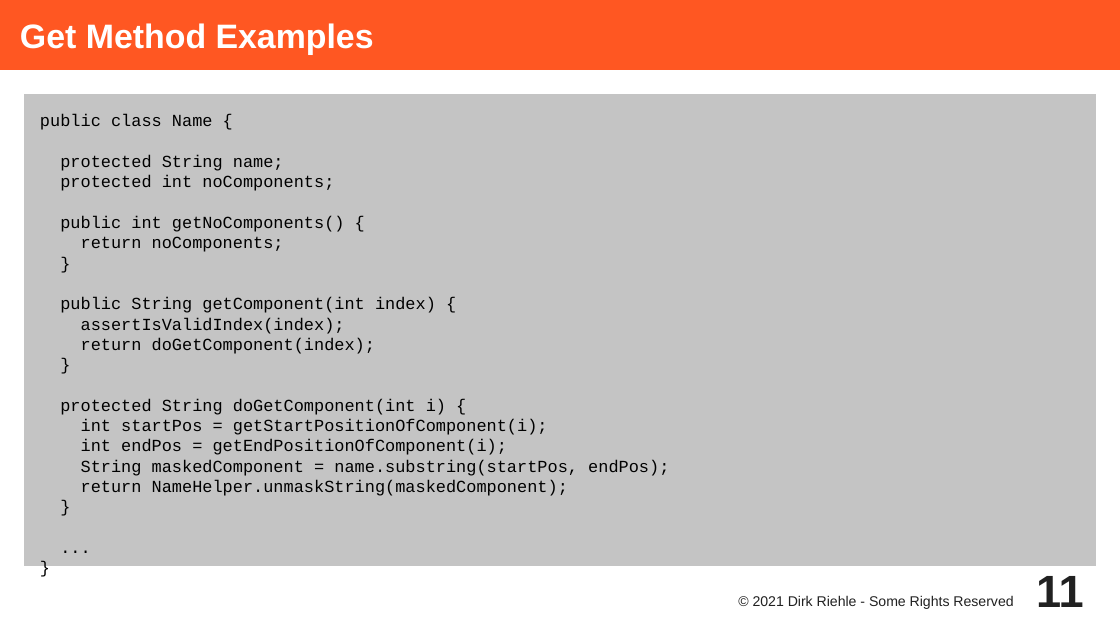
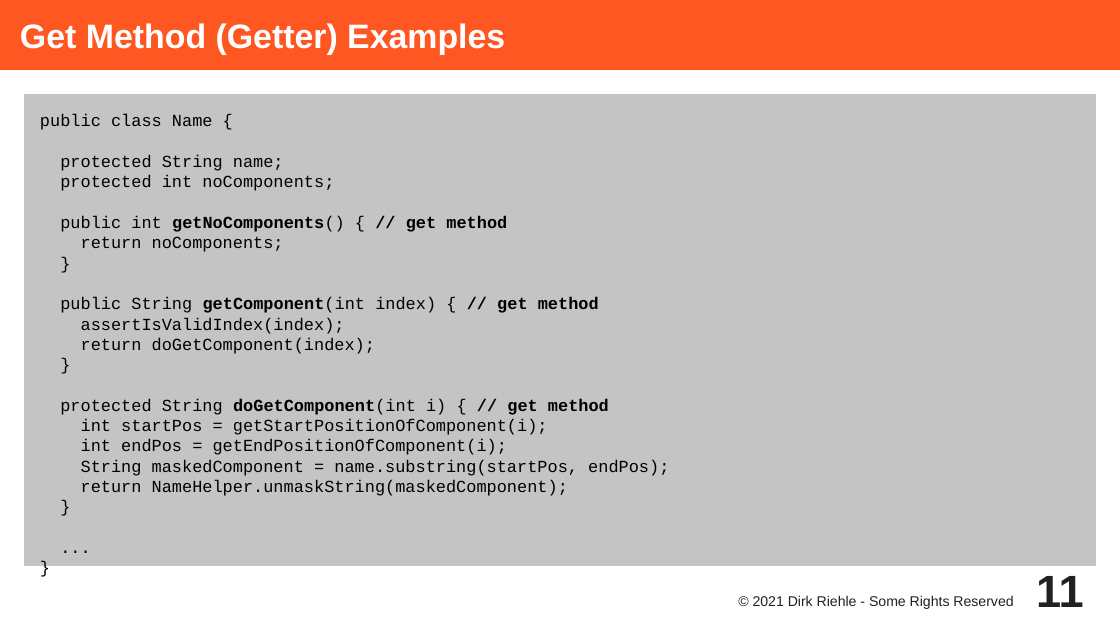
Before and after one commit to dirkriehle/adap-course, a slide deck: slide 11 of Lecture Slides/ADAP C01 - Method Types and Properties.odp. Drawn at 1120x630 pixels with LibreOffice and Linux fonts; fonts in the diff are those of the drawing. Boxes give left, top, right and bottom in pixels: in the first picture for what was removed or moved away, otherwise in the second. Text is boxed around its words. In the diff, an @@ line names an element or a change of style, - is before the commit and + after.

```diff
--- a/Lecture Slides/ADAP C01 - Method Types and Properties.odp
+++ b/Lecture Slides/ADAP C01 - Method Types and Properties.odp
@@ title at (20,23,505,55): text changed @@
-Get Method Examples
+Get Method (Getter) Examples
@@ text at (60,215,507,232): text changed; bold on @@
-public int getNoComponents() {
+public int getNoComponents() { // get method
@@ text at (60,297,599,313): text changed @@
-public String getComponent(int index) {
+public String getComponent(int index) { // get method
@@ text at (60,398,609,415): text changed; bold on @@
-protected String doGetComponent(int i) {
+protected String doGetComponent(int i) { // get method
```
Also in this commit, not shown: 15 other slides changed, 13 other files.
